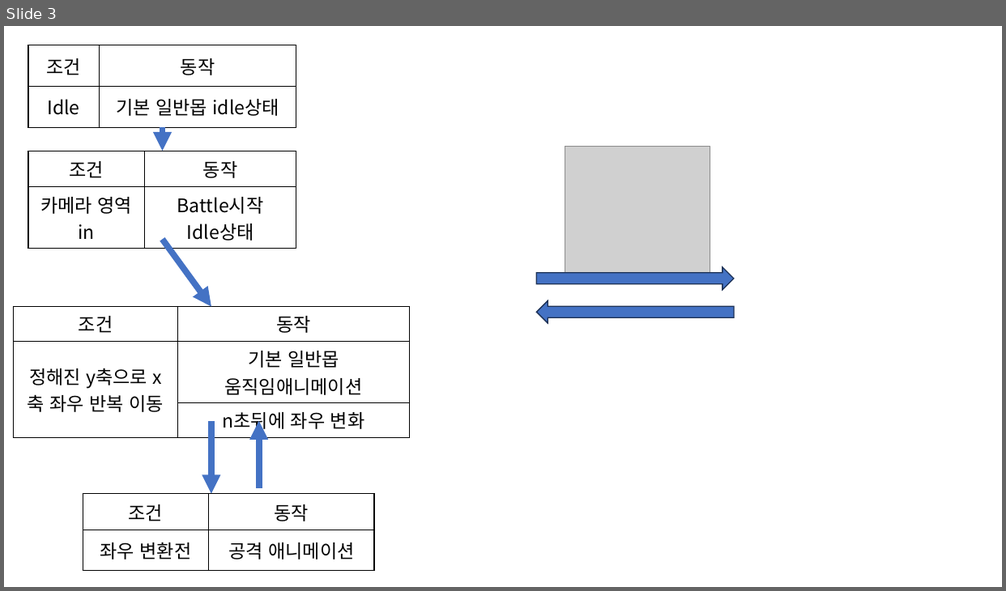
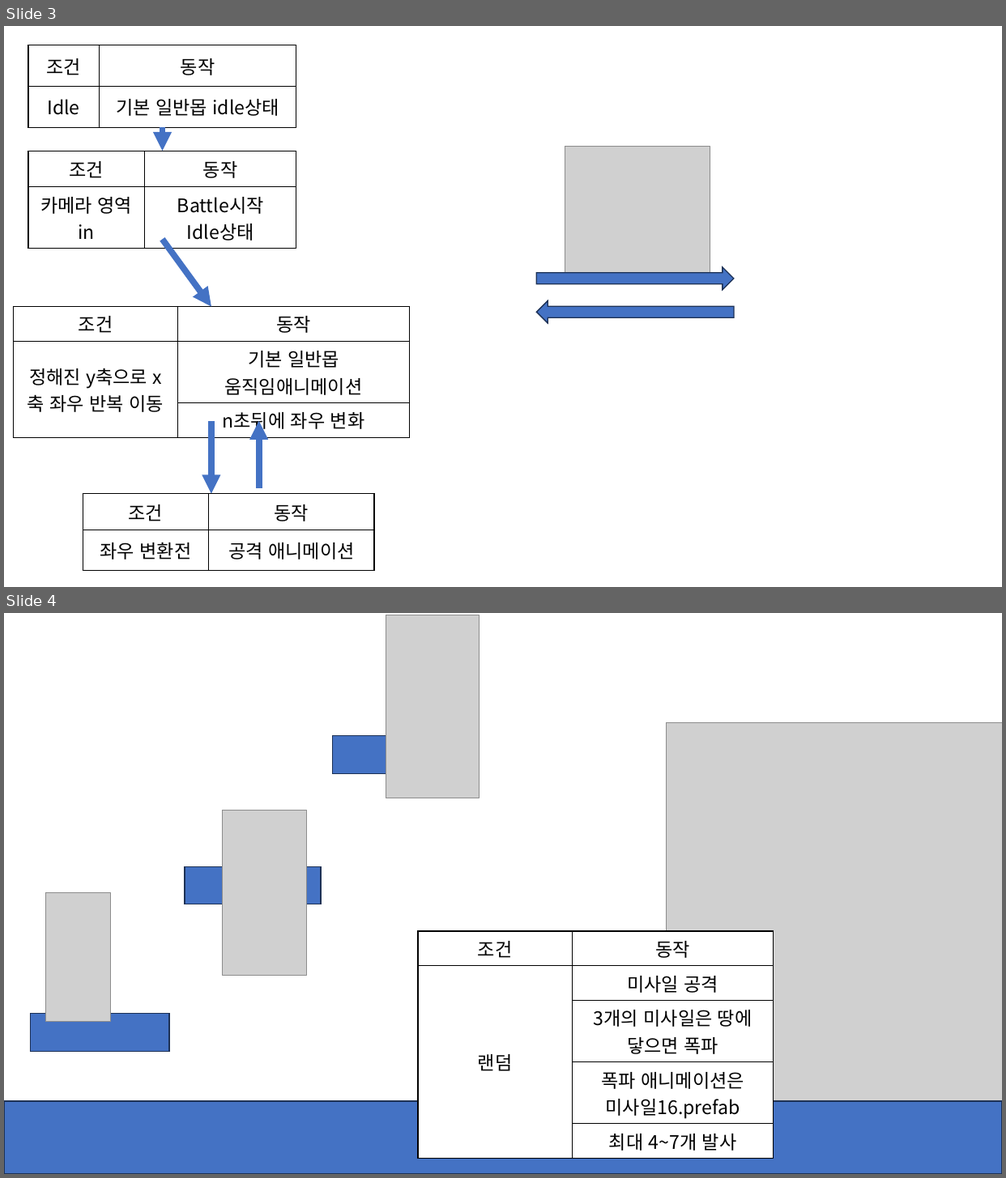
Before and after one commit to pknu-wap/Tripple-Gear, a slide deck: 기획안/몬스터 애니메이션.pptx. Shown one above the other, each under a label of ours: slide 3 before the commit, slides 3 and 4 after it. The pictures are 1006x591 and 1006x1178 pixels, drawn with LibreOffice and Linux fonts; fonts in the diff are those of the drawing; grey boxes stand for pictures; background and template pictures are left out. Boxes give left, top, right and bottom in pixels: in the first picture for what was removed or moved away, otherwise in the second. Text is boxed around its words. In the diff, an @@ line names an element or a change of style, - is before the commit and + after.

```diff
--- a/기획안/몬스터 애니메이션.pptx
+++ b/기획안/몬스터 애니메이션.pptx
@@ slide 4 added at (4, 613, 1002, 1174), background picture (left out) @@
@@ picture added at (385, 615, 479, 798) @@
@@ picture added at (667, 723, 1002, 1113) @@
@@ rectangle added at (333, 736, 460, 774), fill #4472C4, outline #1E3256 1 pt @@
@@ picture added at (222, 811, 306, 976) @@
@@ rectangle added at (185, 867, 321, 905), fill #4472C4, outline #1E3256 1 pt @@
@@ picture added at (45, 892, 111, 1021) @@
@@ table added at (418, 931, 774, 1154), 5 rows, 2 columns @@
+조건 | 동작
+랜덤 | 미사일 공격
+ | 3개의 미사일은 땅에 닿으면 폭파
+ | 폭파 애니메이션은 미사일16.prefab
+ | 최대 4~7개 발사
@@ rectangle added at (30, 1013, 169, 1052), fill #4472C4, outline #1E3256 1 pt @@
@@ rectangle added at (4, 1102, 1002, 1174), fill #4472C4, outline #1E3256 1 pt @@
```
Also in this commit, not shown: 3 other slides added, 1 slide removed, 1 other file.
